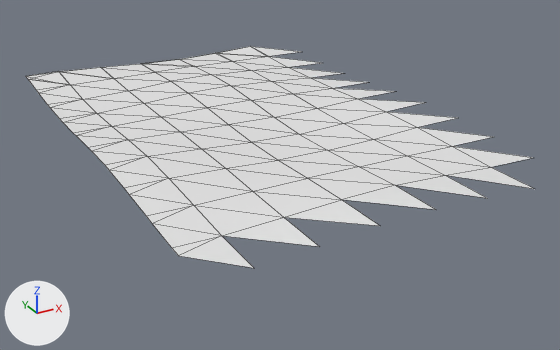
The OBJ model models/areas/fields_risen/preview_grass_2_0.obj, before and after one commit.
Camera for both pictures: a camera (50 mm lens) standing at (88.4, -67.5, 18.1) and looking at (110.6, -27.1, -2.2). Every picture has the same lights, and +X, +Y and +Z are marked at lower left. The first picture is the older version. Mesh edges are drawn as thin lines. Where no turn or scale is listed for an object, it has been applied to the vertices. Vertices at exactly the same position are counted once.

In view in the first picture: 'preview_grass_2_0'.
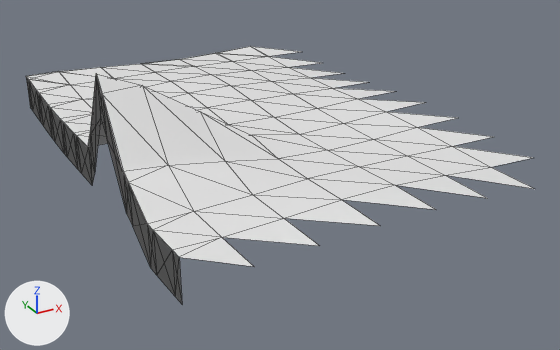
Boxes [x1, y1, x2, y2] around the edits, measured in the pictures (560 x 350 px; the box of a moved part takes in the faces that stretch with it):
'preview_grass_2_0', reshaped (16% taller)
    before: [26, 46, 534, 268]
    after: [26, 46, 534, 304]
part 1 of me_preview_grass_2_0, added
    after: [26, 74, 182, 304]
part 2 of me_preview_grass_2_0, moved or reshaped
    before: [88, 125, 359, 268]
    after: [88, 74, 359, 267]

The change, as a diff of the scene's bpy script:
```diff
--- a/models/areas/fields_risen/preview_grass_2_0.obj.py
+++ b/models/areas/fields_risen/preview_grass_2_0.obj.py
@@ me_preview_grass_2_0 @@
 # used by ob_preview_grass_2_0; location = (0.0, 0.0, 0.0)
-me_preview_grass_2_0.from_pydata(...)  # 114 vertices, 140 faces; spans x 99.0..121.5, y -41.3..-8.0, z 0.8..1.3
+me_preview_grass_2_0.from_pydata(...)  # 154 vertices, 216 faces; spans x 99.0..121.5, y -41.3..-8.0, z -1.9..6.5
+# me_preview_grass_2_0 part 1: a new loose piece of 40 vertices spanning x 99.0, y -38.8..-8.0, z -1.9..6.5
+# me_preview_grass_2_0 part 2
+# 4 vertices in x 99.0..104.8, y -38.8..-34.7, z 0.9..1.0 move by (0.0, 0.0, -0.1)
+# 15 vertices move from x 99.0..108.2, y -41.3..-25.5, z 0.8..1.3 to x 99.0..108.2, y -41.3..-25.5, z 0.6..6.5
```
